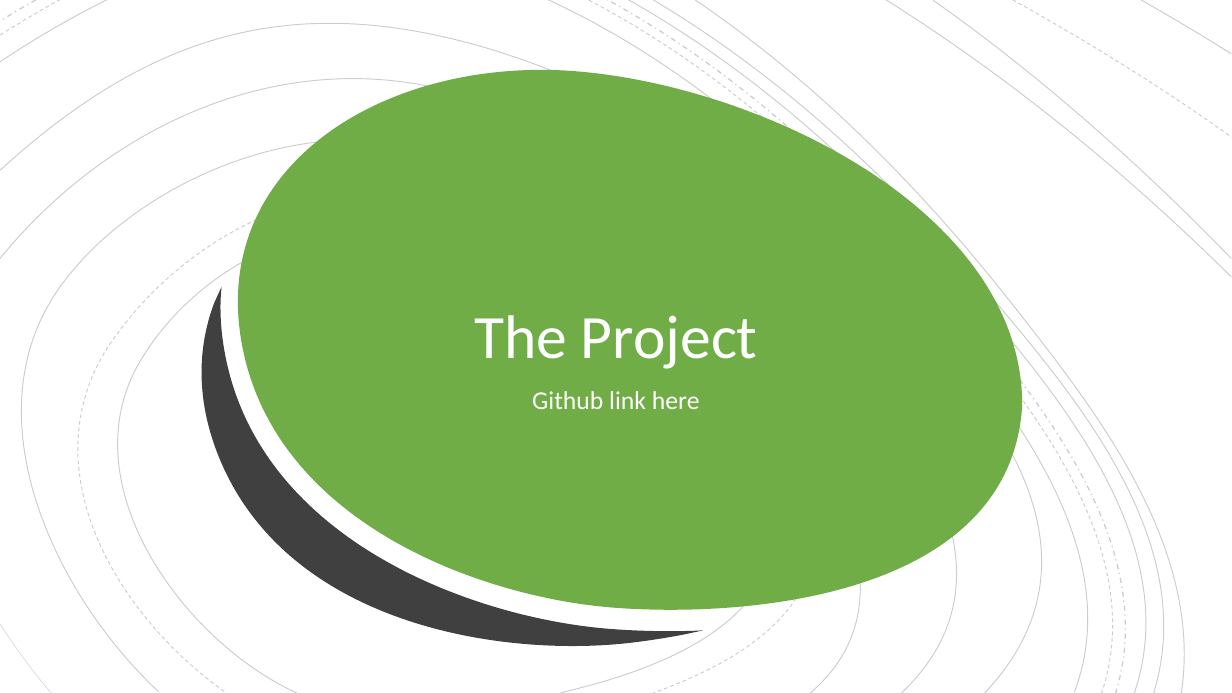
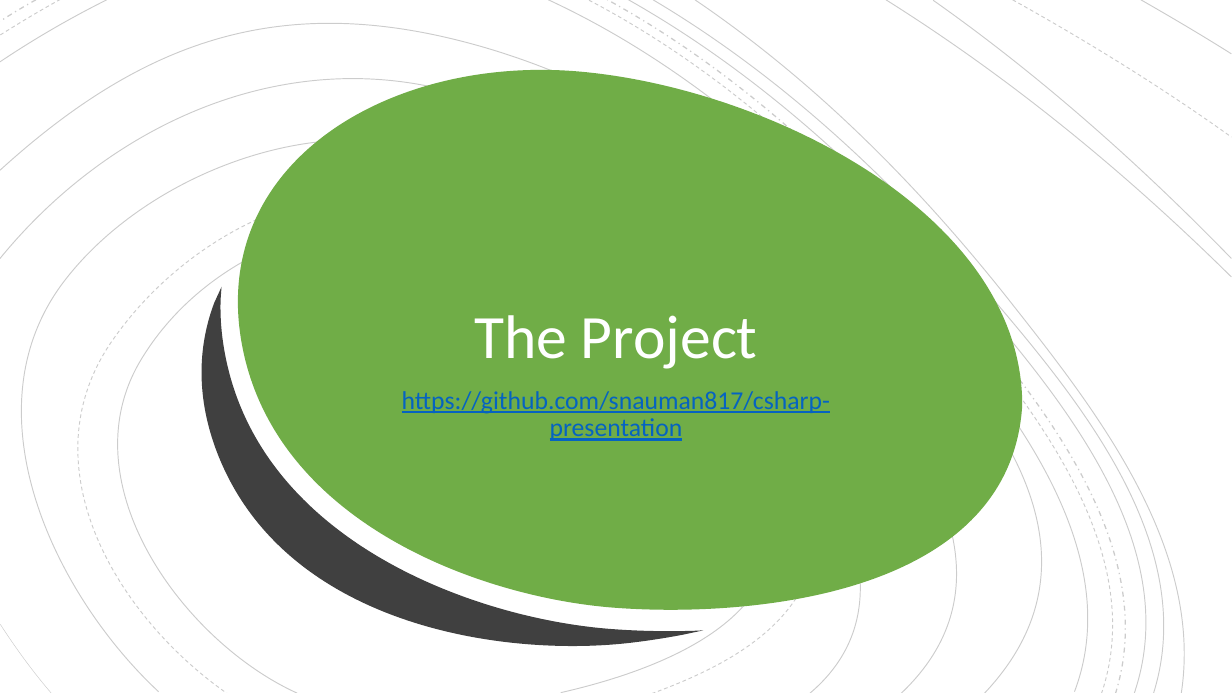
Before and after one commit to snauman817/csharp-presentation, a slide deck: slide 7 of Presentation1.pptx. Drawn at 1232x693 pixels with LibreOffice and Linux fonts; fonts in the diff are those of the drawing. Boxes give left, top, right and bottom in pixels: in the first picture for what was removed or moved away, otherwise in the second. Text is boxed around its words. In the diff, an @@ line names an element or a change of style, - is before the commit and + after.

Commit message:
Small update to Powerpoint

```diff
--- a/Presentation1.pptx
+++ b/Presentation1.pptx
@@ text at (x1=402, y1=391, x2=830, y2=441): text changed; text colour #FFFFFF to #0563C1 @@
-Github link here
+https://github.com/snauman817/csharp-presentation
```
Also in this commit, not shown: 2 slides added.
